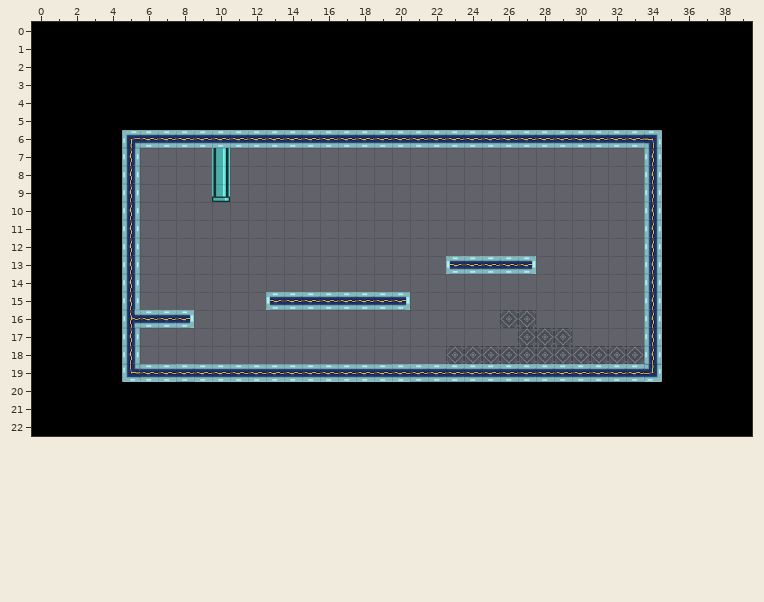
Two states of a Tiled map, core/assets/level_4-1.tmx. Above: the version before the commit.
Cells are 32x32 px. Shown: x 0..39, y 0..22.
Once edited:
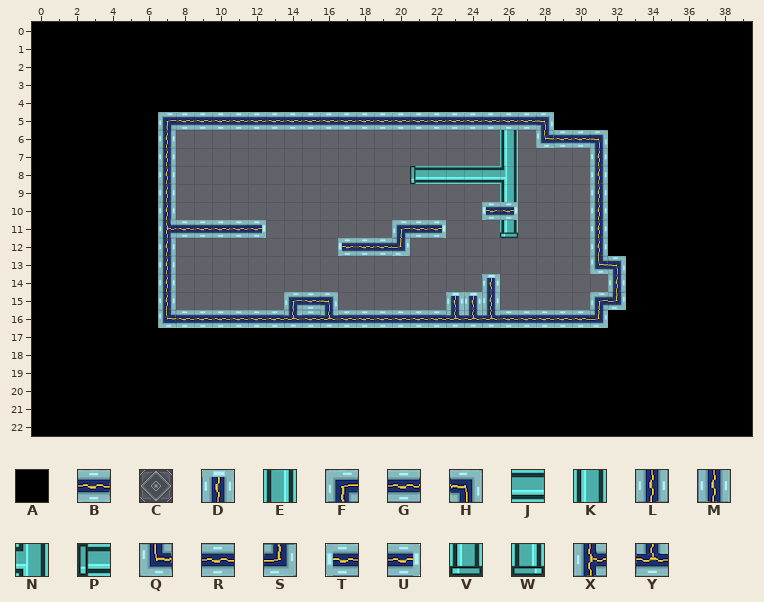
Key: from "tileset": A 1, B 33, C 34, D 35, E 69, F 96, G 97, H 98, J 100, K 104, L 128, M 130, N 132, P 134, Q 160, R 161, S 162, T 163, U 164, V 167, W 168, X 192, Y 226.
_ is an empty cell.
The exact change:
Layer "background":
y 7: x 10 E -> _; x 26 _ -> K
y 8: x 10 E -> _; x 21..26 ______ -> PJJJJN
y 9: x 10 W -> _; x 26 _ -> K
y 11: x 26 _ -> V
Layer "platforms":
y 5: x 7..28 AAAAAAAAAAAAAAAAAAAAAA -> FGGGGGGGGGGGGGGGGGGGGH
y 6: x 5..28 FGGGGGGGGGGGGGGGGGGGGGGG -> AAL____________________Q; x 31..34 GGGH -> HAAA
y 7..9: x 5..7 L__ -> AAL; x 31..34 ___M -> LAAA
y 10: x 5..7 L__ -> AAL; x 25..26 __ -> TU; x 31..34 ___M -> LAAA
y 11: x 5..12 L_______ -> AAXGGGGU; x 20..22 ___ -> FGU; x 31..34 ___M -> LAAA
y 12: x 5..7 L__ -> AAL; x 17..20 ____ -> TGGS; x 31..34 ___M -> LAAA
y 13: x 5..7 L__ -> AAL; x 23..27 TGGGU -> _____; x 31..34 ___M -> QHAA
y 14: x 5..7 L__ -> AAL; x 25 _ -> D; x 32..34 __M -> LAA
y 15: x 5..7 L__ -> AAL; x 13..14 TG -> _F; x 16..20 GGGGU -> H____; x 23..25 ___ -> DDM; x 31..34 ___M -> FSAA
y 16: x 5..34 XGGU_________________CC______M -> AAQRRRRRRYRYRRRRRRYYYRRRRRSAAA
y 17: x 5..34 L_____________________CCC____M -> AAAAAAAAAAAAAAAAAAAAAAAAAAAAAA
y 18: x 5..34 L_________________CCCCCCCCCCCM -> AAAAAAAAAAAAAAAAAAAAAAAAAAAAAA
y 19: x 5..34 QRRGRRRRRRRRRRRBGGGGGGGGGGGGGS -> AAAAAAAAAAAAAAAAAAAAAAAAAAAAAA
Where, in picture pixels (left, top, right, bottom), the same in both pictures:
changed: (122, 112, 662, 382)
